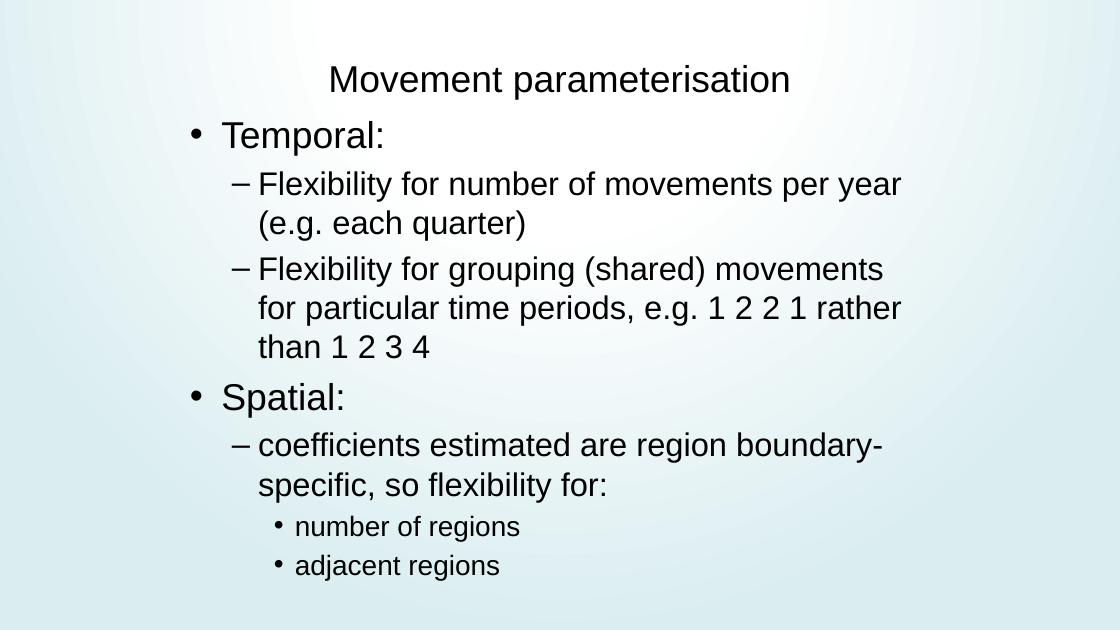
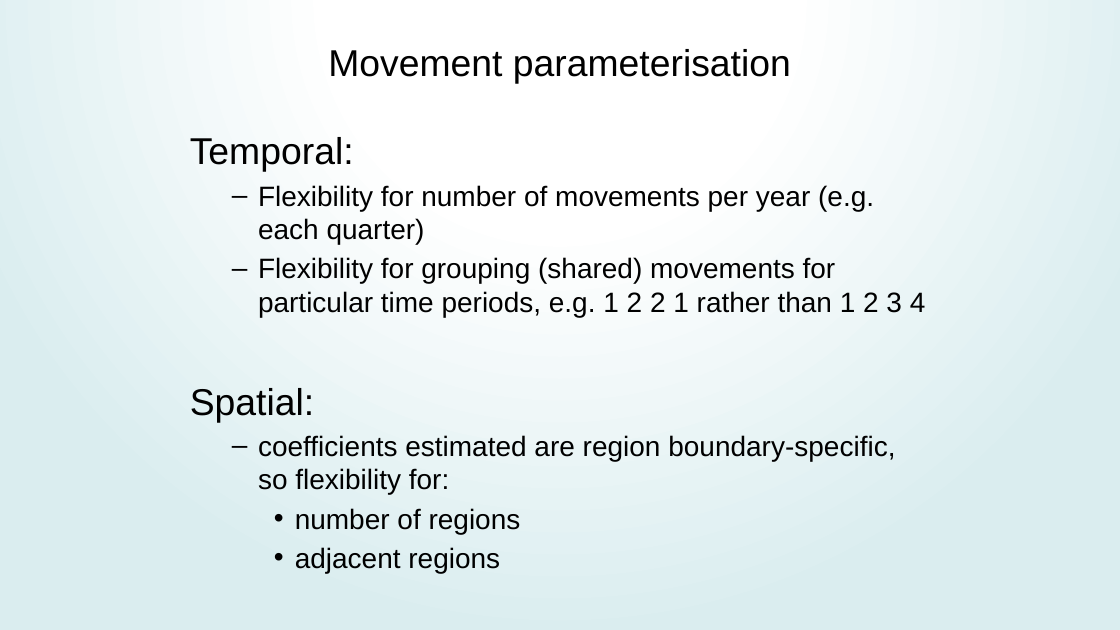
Before and after one commit to PacificCommunity/ofp-sam-transition-plan, a slide deck: slide 5 of presentations/2024_05_13_mfcl_future/MULTIFAN-CL_future.pptx (slide 6 before the commit). Drawn at 1120x630 pixels with LibreOffice and Linux fonts; fonts in the diff are those of the drawing. Boxes give left, top, right and bottom in pixels: in the first picture for what was removed or moved away, otherwise in the second. Text is boxed around its words. In the diff, an @@ line names an element or a change of style, - is before the commit and + after.

```diff
--- a/presentations/2024_05_13_mfcl_future/MULTIFAN-CL_future.pptx
+++ b/presentations/2024_05_13_mfcl_future/MULTIFAN-CL_future.pptx
@@ title "Movement parameterisation": place and size @@
-title "Movement parameterisation" at box(328, 65, 791, 100)
+title "Movement parameterisation" at box(328, 49, 791, 84)
@@ text "Temporal:": place and size @@
-text "Temporal:" at box(221, 121, 902, 580)
+text "Temporal:" at box(190, 137, 926, 573)
@@ text at box(190, 137, 926, 494): size 28 to 24 pt in "Flexibility for number of movements per year ...", "Flexibility for grouping (shared) movements for particular ...", "coefficients estimated are region boundary-specific, so flex ..."; bullet • to none @@
```
Also in this commit, not shown: 5 other slides changed, 6 slides removed, 1 other file.
